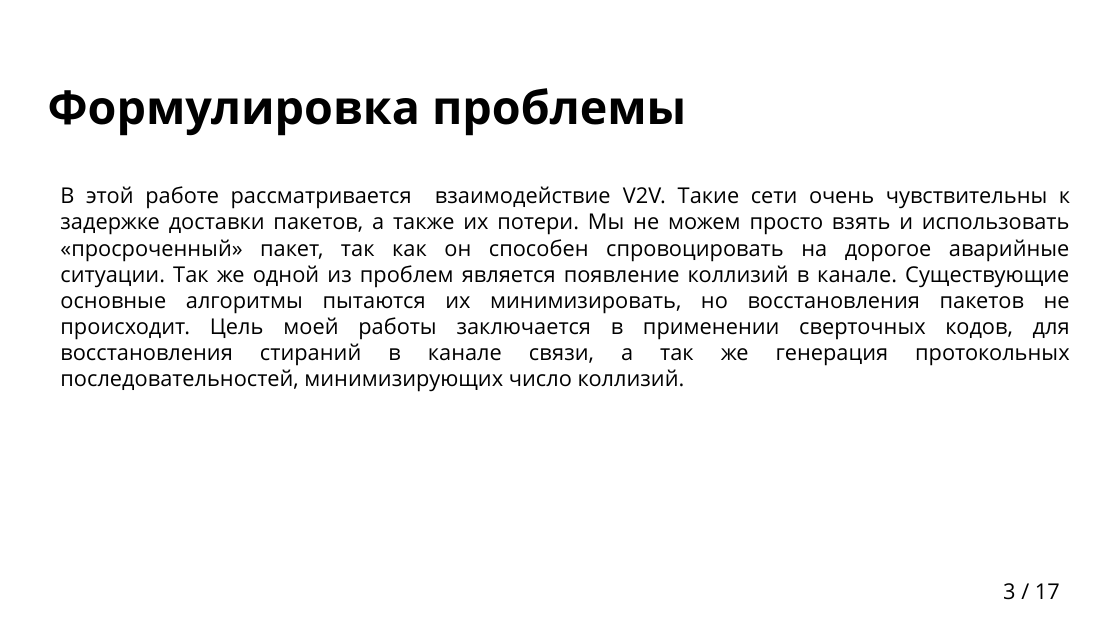
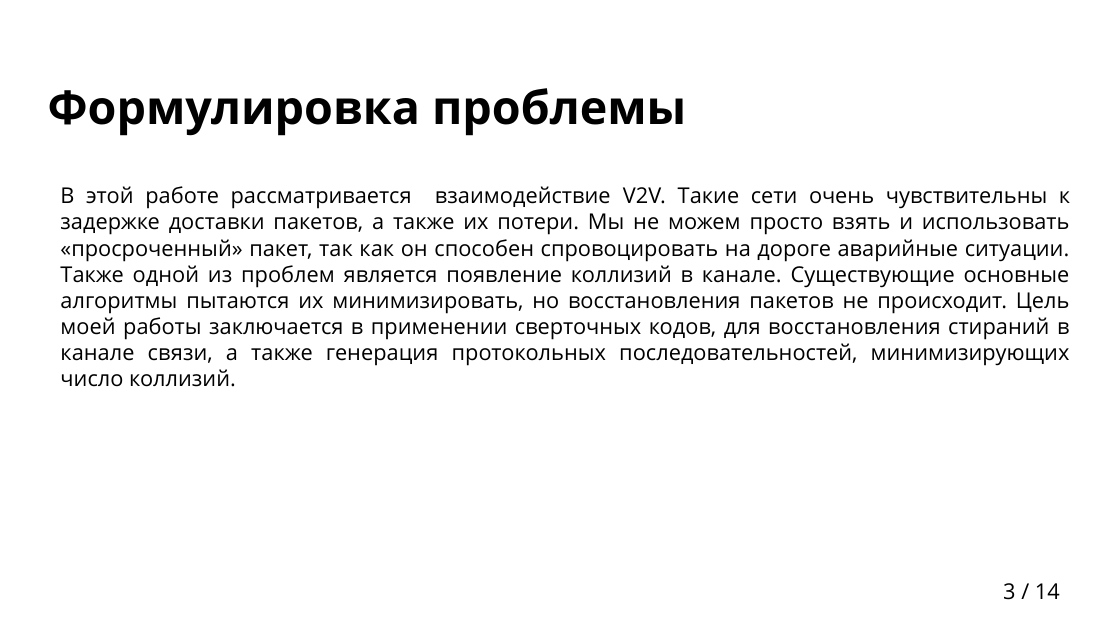
Before and after one commit to egalkin/bachelors_diploma, a slide deck: slide 3 of docs/presentation.pptx. Drawn at 1120x630 pixels with LibreOffice and Linux fonts; fonts in the diff are those of the drawing; background and template pictures are left out. Boxes give left, top, right and bottom in pixels: in the first picture for what was removed or moved away, otherwise in the second. Text is boxed around its words. In the diff, an @@ line names an element or a change of style, - is before the commit and + after.

Commit message:
Update presentation

```diff
--- a/docs/presentation.pptx
+++ b/docs/presentation.pptx
@@ text at bbox=[60, 186, 1070, 387]: text changed @@
-В этой работе рассматривается взаимодействие V2V. Такие сети очень чувствительны к задержке доставки пакетов, а также их потери. Мы не можем просто взять и использовать «просроченный» пакет, так как он способен спровоцировать на дорогое аварийные ситуации. Так же одной из проблем является появление коллизий в канале. Существующие основные алгоритмы пытаются их минимизировать, но восстановления пакетов не происходит. Цель моей работы заключается в применении сверточных кодов, для восстановления стираний в канале связи, а так же генерация протокольных последовательностей, минимизирующих число коллизий.
+В этой работе рассматривается взаимодействие V2V. Такие сети очень чувствительны к задержке доставки пакетов, а также их потери. Мы не можем просто взять и использовать «просроченный» пакет, так как он способен спровоцировать на дороге аварийные ситуации. Также одной из проблем является появление коллизий в канале. Существующие основные алгоритмы пытаются их минимизировать, но восстановления пакетов не происходит. Цель моей работы заключается в применении сверточных кодов, для восстановления стираний в канале связи, а также генерация протокольных последовательностей, минимизирующих число коллизий.
@@ page number at bbox=[1003, 583, 1060, 600]: text changed @@
-3 / 17
+3 / 14
```
Also in this commit, not shown: 1 other slide changed.
